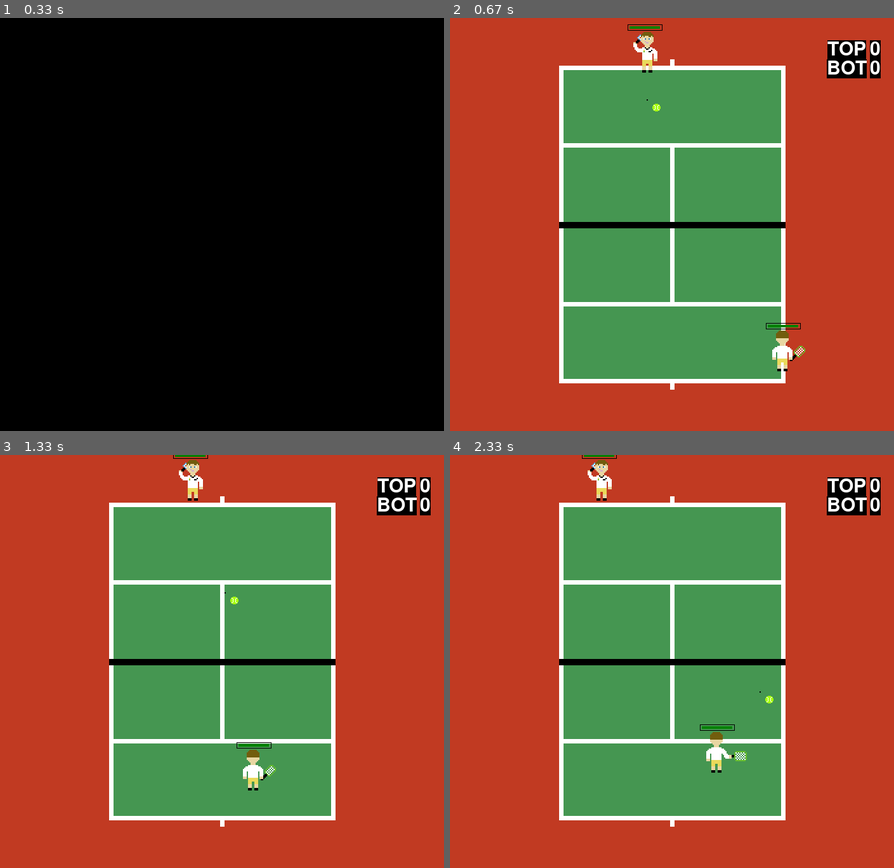
Above: before the commit, frames 1-4 (two rows, left to right).
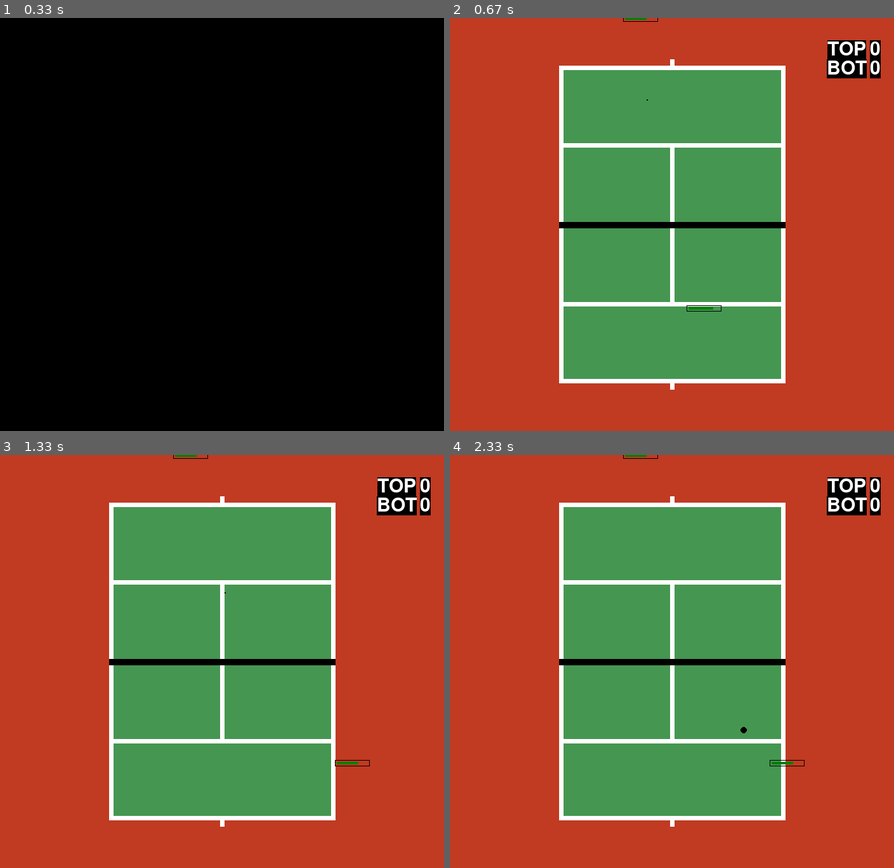
Above: after the commit, the same moments.

Repository: rafaelmcandeias/AASMA
Game: pygame game, started from Tennis_Game/tennis.py
Two runs of this game, one before a commit and one after it. Both use one fixed random seed, a clock stepped at 60 frames per second and the inputs below.
Inputs:
- Up to frame 1 (0.33 s): no input
- Up to frame 2 (0.67 s): tap Right Shift at 0.33 s
- Up to frame 3 (1.33 s): tap Esc at 0.67 s
- Up to frame 4 (2.33 s): no input

Frame 1 is identical in both runs. In frame 2, 0.8% of the frame differs, in the area x 39-80%, y 0-86%; in frame 3, 0.7%; in frame 4, 0.9%, in the area x 29-80%, y 0-77%.

Commit message:
data on results/ (win_flag, number of points)

Diff:
--- a/Tennis_Game/Agents.txt
+++ b/Tennis_Game/Agents.txt
@@ -4,15 +4,16 @@
 #
 # Name Speed Force Energy Mode
 #
+# Valores nunca mt diferentes para testar os algoritmos. Apenas quando necessário
 # random com velocidade alta, caso contrário faria movimentos muito curtos
-Random_S_W_W 7 5.5 1 random
+Random 7 5.5 0.8 random
 #
 # begginer expert e pro com velocidades mais pequenas caso contrario chegavam a bola mt rapido
-Beginner_S_W_W 5 5.5 1 beginner
+Beginner 3 5.5 0.7 beginner
 #
-#Expert_S_W_W 2.5 5.5 1 expert
+Expert 3 5.5 0.7 expert
 #
-#Pro_S_W_W 2.5 5.5 1 pro
+Pro 3 5.5 0.7 pro
 #
 #
 # O simulador é realista
--- a/Tennis_Game/env.py
+++ b/Tennis_Game/env.py
@@ -73,14 +73,14 @@
         # It is bottom's turn to hit the ball and it hits it
         if player_to_strike == bottom_player and ball.rect.colliderect(bottom_player):
             action = get_stroke_direction()[np.random.choice(tuple(get_stroke_direction().keys()))]
-            print("Bot strike", action)
+            #print("Bot strike", action)
             # HIT
             return ball.strike(bottom_player, action)
 
         else:
             action = get_movement()[np.random.choice(tuple(get_movement().keys()))]
             bottom_player.update(action)
-            print("Bot action", action)
+            #print("Bot action", action)
             return None
 
 
@@ -91,7 +91,7 @@
             # Bottom player hits the ball
             if ball.rect.colliderect(bottom_player):
                 action = get_stroke_direction()[np.random.choice(list(get_stroke_direction().keys()))]
-                print("Bot strike", action)
+                #print("Bot strike", action)
                 # HIT
                 return ball.strike(bottom_player, action)
 
@@ -102,7 +102,7 @@
                     action = 'Right'
                 else:
                     action = 'Stay'
-                print("Bot action", action)
+                #print("Bot action", action)
                 bottom_player.update(action)
                 # None
                 return None
@@ -110,7 +110,7 @@
         # Not its turn to hit the ball
         else:
             action = 'Stay'
-            print("Bot action", action)
+            #print("Bot action", action)
             bottom_player.update(action)
             # None
             return None
@@ -133,7 +133,7 @@
                         action = 'Right'
                     else:
                         action = 'Left'
-                print("Bottom strike", action)
+                #print("Bottom strike", action)
                 # HIT
                 return ball.strike(bottom_player, action)
 
@@ -145,11 +145,11 @@
                     # Is outside of x field
                     if ball.rect.x < LIMIT_LEFT_NET or ball.rect.x > LIMIT_RIGHT_NET:
                         action = 'Stay'
-                        print("Bot saving energy")
+                        #print("Bot saving energy")
                     # Is outside of y field
                     elif ball.rect.y > LIMIT_BOT_FIELD:
                         action = 'Stay'
-                        print("Bot saving energy")
+                        #print("Bot saving energy")
 
                 # Ball inside limits
                 if action == None:
@@ -173,7 +173,7 @@
                         else:
                             action = 'Stay'
 
-                print("Bot action", action)
+                #print("Bot action", action)
                 bottom_player.update(action)
                 return None
 
@@ -203,7 +203,7 @@
                         action = 'Right'
                     else:
                         action = 'Left'
-                print("Bottom strike", action)
+                #print("Bottom strike", action)
                 # HIT
                 return ball.strike(bottom_player, action)
 
@@ -215,11 +215,11 @@
                     # Is outside of x field
                     if ball.rect.x < LIMIT_LEFT_NET or ball.rect.x > LIMIT_RIGHT_NET:
                         action = 'Stay'
-                        print("Bot saving energy")
+                        #print("Bot saving energy")
                     # Is outside of y field
                     elif ball.rect.y > LIMIT_BOT_FIELD:
                         action = 'Stay'
-                        print("Bot saving energy")
+                        #print("Bot saving energy")
 
                 # Ball inside limits
                 if action == None:
@@ -243,7 +243,7 @@
                         else:
                             action = 'Stay'
 
-                print("Bot action", action)
+                #print("Bot action", action)
                 bottom_player.update(action)
                 return None
 
@@ -267,7 +267,7 @@
                 elif bottom_player.rect.y > MIDDLE_Y_BOT:
                     action = 'Up'
 
-            print("Bot reposition", action)
+            #print("Bot reposition", action)
             bottom_player.update(action)
             return None
 
@@ -280,14 +280,14 @@
         # It is top's turn to hit the ball and it hits it
         if player_to_strike == top_player and ball.rect.colliderect(top_player):
             action = get_stroke_direction()[np.random.choice(tuple(get_stroke_direction().keys()))]
-            print("Top strike", action)
+            #print("Top strike", action)
             # HIT
             return ball.strike(top_player, action)
 
         else:
             action = get_movement()[np.random.choice(tuple(get_movement().keys()))]
             top_player.update(action)
-            print("Top action", action)
+            #print("Top action", action)
             return None
 
 
@@ -299,7 +299,7 @@
             # Bottom player hits the ball
             if ball.rect.colliderect(top_player):
                 action = get_stroke_direction()[np.random.choice(list(get_stroke_direction().keys()))]
-                print("Top strike", action)
+                #print("Top strike", action)
                 # HIT
                 return ball.strike(top_player, action)
 
@@ -310,14 +310,14 @@
                     action = 'Right'
                 else:
                     action = 'Stay'
-                print("Top action", action)
+                #print("Top action", action)
                 top_player.update(action)
                 return None
 
         # Not its turn to hit the ball
         else:
             action = 'Stay'
-            print("Top action", action)
+            #print("Top action", action)
             top_player.update(action)
             return None
 
@@ -339,7 +339,7 @@
                         action = 'Right'
                     else:
                         action = 'Left'
-                print("Top strike", action)
+                #print("Top strike", action)
                 # HIT
                 return ball.strike(top_player, action)
 
@@ -351,11 +351,11 @@
                     # Is outside of x field
                     if ball.rect.x < LIMIT_LEFT_NET or ball.rect.x > LIMIT_RIGHT_NET:
                         action = 'Stay'
-                        print("Top saving energy")
+                        #print("Top saving energy")
                     # Is outside of y field
                     elif ball.rect.y < LIMIT_TOP_FIELD:
                         action = 'Stay'
-                        print("Top saving energy")
+                        #print("Top saving energy")
 
                 # Ball inside limits
                 if action == None:
@@ -379,7 +379,7 @@
                         else:
                             action = 'Stay'
 
-                print("Top action", action)
+                #print("Top action", action)
                 top_player.update(action)
                 return None
 
@@ -408,7 +408,7 @@
                         action = 'Right'
                     else:
                         action = 'Left'
-                print("Top strike", action)
+                #print("Top strike", action)
                 # HIT
                 return ball.strike(top_player, action)
 
@@ -420,11 +420,11 @@
                     # Is outside of x field
                     if (top_player.rect.y == LIMIT_TOP_NET and ball.rect.y >= LIMIT_TOP_NET) or ball.rect.x > LIMIT_RIGHT_NET:
                         action = 'Stay'
-                        print("Top saving energy")
+                        #print("Top saving energy")
                     # Is outside of y field
                     elif ball.rect.y < LIMIT_TOP_FIELD:
                         action = 'Stay'
-                        print("Top saving energy")
+                        #print("Top saving energy")
 
                 # Ball inside limits
                 if action == None:
@@ -448,7 +448,7 @@
                         else:
                             action = 'Stay'
 
-                print("Top action", action)
+                #print("Top action", action)
                 top_player.update(action)
                 return None
 
@@ -472,6 +472,6 @@
                 elif top_player.rect.y > MIDDLE_Y_TOP:
                     action = 'Up'
 
-            print("Top reposition", action)
+            #print("Top reposition", action)
             top_player.update(action)
             return None
--- /dev/null
+++ b/Tennis_Game/graphs.py
@@ -0,0 +1 @@
+# File to read data from csv and compute graphs with boxplots
--- a/Tennis_Game/lib.py
+++ b/Tennis_Game/lib.py
@@ -258,11 +258,11 @@
             if point == BOT_WON or point == TOP_WON:
                 # bottom player won
                 if point == BOT_WON:
-                    print("BOT WON")
+                    #print("BOT WON")
                     bottom_player_score += 1
                 # top player won
                 else:
-                    print("TOP WON")
+                    #print("TOP WON")
                     top_player_score += 1
                 # has someone won?
                 if bottom_player_score == 15 or top_player_score == 15:
@@ -278,8 +278,8 @@
             # Health bars
             draw_bars(screen, top_player, bottom_player)
 
-            all_sprites.draw(screen)
-            pygame.display.update()
+            #all_sprites.draw(screen)
+            #pygame.display.update()
             clock.tick(60)
 
         # To exit game
@@ -290,7 +290,7 @@
                 if event.key == pygame.K_ESCAPE:
                     carryOn = False
 
-        print("-----------------------------------")
+        #print("-----------------------------------")
 
     return top_player_score, bottom_player_score
 
--- /dev/null
+++ b/Tennis_Game/results/beginner.csv
@@ -0,0 +1,192 @@
+1,15
+1,15
+-1,5
+1,15
+1,15
+1,15
+-1,11
+1,15
+-1,8
+1,15
+1,15
+1,15
+-1,7
+1,15
+-1,8
+1,15
+1,15
+1,15
+1,15
+-1,11
+-1,11
+1,15
+1,15
+1,15
+1,15
+1,15
+-1,12
+1,15
+1,15
+1,15
+1,15
+1,15
+-1,10
+1,15
+1,15
+1,15
+1,15
+1,15
+-1,10
+1,15
+1,15
+1,15
+1,15
+-1,9
+1,15
+1,15
+1,15
+1,15
+1,15
+1,15
+-1,10
+1,15
+1,15
+1,15
+-1,14
+1,15
+-1,14
+1,15
+1,15
+1,15
+-1,7
+1,15
+-1,12
+1,15
+1,15
+1,15
+1,15
+1,15
+-1,6
+1,15
+1,15
+1,15
+1,15
+1,15
+-1,8
+1,15
+1,15
+1,15
+1,15
+1,15
+1,15
+1,15
+1,15
+1,15
+1,15
+-1,14
+-1,10
+1,15
+1,15
+1,15
+-1,11
+-1,14
+-1,10
+1,15
+1,15
+1,15
+-1,12
+1,15
+-1,8
+1,15
+1,15
+-1,12
+-1,14
+1,15
+-1,9
+1,15
+1,15
+1,15
+1,15
+1,15
+-1,12
+1,15
+1,15
+1,15
+1,15
+1,15
+-1,10
+1,15
+1,15
+1,15
+1,15
+1,15
+-1,8
+1,15
+1,15
+1,15
+1,15
+1,15
+-1,12
+1,15
+1,15
+1,15
+1,15
+1,15
+-1,12
+1,15
+1,15
+1,15
+-1,14
+1,15
+-1,12
+1,15
+1,15
+1,15
+1,15
+1,15
+-1,8
+1,15
+1,15
+1,15
+1,15
+1,15
+-1,12
+1,15
+1,15
+1,15
+1,15
+1,15
+-1,6
+1,15
+1,15
+1,15
+1,15
+-1,12
+-1,7
+1,15
+1,15
+1,15
+1,15
+-1,12
+-1,12
+1,15
+1,15
+-1,13
+1,15
+1,15
+1,15
+1,15
+-1,13
+1,15
+1,15
+1,15
+-1,14
+1,15
+1,15
+1,15
+1,15
+1,15
+-1,8
+1,15
+-1,13
+1,15
--- /dev/null
+++ b/Tennis_Game/results/expert.csv
@@ -0,0 +1,192 @@
+-1,13
+-1,9
+-1,10
+-1,12
+1,15
+-1,11
+1,15
+-1,10
+-1,9
+-1,10
+1,15
+-1,14
+1,15
+-1,8
+-1,7
+-1,8
+1,15
+-1,11
+-1,11
+-1,4
+-1,7
+-1,10
+1,15
+1,15
+-1,7
+-1,10
+-1,13
+-1,8
+1,15
+-1,14
+-1,11
+-1,10
+1,15
+-1,4
+1,15
+-1,6
+-1,9
+-1,5
+1,15
+-1,6
+1,15
+-1,7
+-1,10
+-1,6
+-1,11
+-1,13
+1,15
+-1,10
+-1,7
+-1,5
+-1,11
+-1,5
+1,15
+-1,13
+1,15
+-1,4
+-1,10
+-1,8
+1,15
+-1,6
+1,15
+-1,6
+-1,10
+-1,14
+1,15
+-1,7
+-1,12
+-1,6
+-1,9
+-1,12
+1,15
+-1,13
+-1,5
+-1,8
+-1,14
+-1,9
+1,15
+1,15
+-1,12
+-1,10
+-1,12
+-1,13
+1,15
+1,15
+-1,12
+-1,10
+-1,12
+-1,10
+1,15
+1,15
+1,15
+-1,4
+1,15
+-1,3
+1,15
+-1,11
+1,15
+-1,4
+1,15
+-1,8
+1,15
+-1,11
+1,15
+-1,5
+-1,8
+-1,8
+1,15
+-1,11
+-1,13
+-1,6
+1,15
+-1,9
+1,15
+1,15
+-1,13
+-1,4
+1,15
+-1,8
+1,15
+-1,14
+-1,12
+-1,6
+1,15
+-1,7
+1,15
+-1,12
+-1,11
+-1,8
+-1,14
+-1,5
+1,15
+-1,9
+-1,13
+-1,10
+-1,10
+-1,10
+1,15
+1,15
+1,15
+-1,8
+1,15
+-1,6
+1,15
+-1,9
+-1,7
+-1,5
+-1,14
+-1,10
+1,15
+-1,7
+-1,13
+-1,8
+-1,14
+-1,10
+1,15
+1,15
+-1,8
+-1,6
+1,15
+-1,8
+1,15
+-1,12
+-1,6
+-1,12
+-1,10
+-1,6
+1,15
+-1,11
+-1,13
+-1,10
+-1,14
+-1,8
+1,15
+1,15
+-1,9
+-1,6
+-1,12
+-1,6
+1,15
+-1,11
+-1,6
+-1,7
+1,15
+-1,6
+1,15
+-1,12
+-1,13
+-1,10
+1,15
+-1,9
+1,15
+-1,10
--- /dev/null
+++ b/Tennis_Game/results/pro.csv
@@ -0,0 +1,192 @@
+-1,8
+1,15
+-1,10
+-1,12
+1,15
+-1,10
+-1,11
+1,15
+-1,8
+-1,14
+-1,10
+-1,7
+-1,6
+1,15
+-1,12
+-1,10
+-1,13
+-1,6
+1,15
+1,15
+-1,14
+-1,12
+1,15
+-1,10
+-1,14
+1,15
+-1,10
+-1,10
+-1,14
+1,15
+-1,11
+-1,11
+-1,10
+-1,8
+-1,14
+-1,9
+-1,3
+-1,12
+-1,12
+-1,10
+-1,14
+-1,13
+1,15
+1,15
+-1,11
+-1,6
+-1,13
+-1,10
+-1,11
+1,15
+-1,7
+-1,9
+1,15
+1,15
+-1,9
+1,15
+-1,10
+-1,14
+-1,14
+1,15
+-1,10
+1,15
+-1,14
+-1,10
+1,15
+1,15
+-1,9
+1,15
+-1,14
+-1,14
+1,15
+-1,13
+-1,11
+1,15
+-1,11
+-1,8
+1,15
+-1,5
+-1,11
+1,15
+-1,13
+-1,8
+1,15
+-1,10
+1,15
+1,15
+-1,10
+-1,10
+-1,14
+-1,7
+1,15
+-1,7
+-1,10
+-1,10
+-1,8
+-1,7
+-1,11
+-1,8
+-1,14
+-1,12
+-1,13
+-1,8
+-1,7
+1,15
+-1,10
+-1,10
+-1,12
+-1,10
+-1,13
+-1,12
+-1,14
+-1,8
+-1,10
+1,15
+-1,7
+-1,10
+-1,10
+-1,10
+1,15
+-1,11
+-1,6
+-1,14
+-1,8
+-1,12
+-1,12
+1,15
+-1,7
+1,15
+-1,12
+-1,14
+-1,14
+-1,14
+-1,8
+1,15
+-1,8
+-1,12
+-1,14
+-1,13
+-1,13
+-1,11
+-1,14
+-1,10
+1,15
+1,15
+-1,13
+1,15
+-1,13
+-1,10
+1,15
+-1,11
+-1,8
+1,15
+-1,10
+-1,8
+1,15
+-1,12
+-1,8
+-1,10
+-1,12
+-1,12
+1,15
+-1,9
+1,15
+1,15
+-1,10
+-1,6
+-1,14
+-1,11
+1,15
+1,15
+-1,12
+-1,14
+-1,14
+1,15
+-1,8
+1,15
+1,15
+-1,13
+1,15
+1,15
+-1,13
+-1,13
+-1,14
+-1,12
+-1,14
+1,15
+-1,7
+-1,14
+1,15
+-1,8
+1,15
+1,15
--- /dev/null
+++ b/Tennis_Game/results/random.csv
@@ -0,0 +1,192 @@
+1,15
+1,15
+-1,9
+-1,6
+1,15
+1,15
+1,15
+1,15
+1,15
+-1,10
+1,15
+1,15
+1,15
+1,15
+1,15
+-1,8
+1,15
+1,15
+1,15
+1,15
+-1,14
+-1,7
+-1,12
+1,15
+1,15
+1,15
+1,15
+-1,10
+1,15
+-1,13
+1,15
+1,15
+1,15
+-1,12
+1,15
+1,15
+1,15
+1,15
+1,15
+-1,8
+1,15
+1,15
+-1,13
+1,15
+1,15
+-1,8
+1,15
+1,15
+1,15
+1,15
+-1,13
+-1,11
+1,15
+-1,13
+1,15
+1,15
+1,15
+-1,6
+1,15
+-1,14
+1,15
+1,15
+-1,11
+-1,9
+1,15
+-1,9
+1,15
+1,15
+-1,13
+-1,8
+1,15
+1,15
+1,15
+1,15
+-1,13
+-1,8
+-1,13
+1,15
+-1,13
+1,15
+-1,13
+-1,7
+-1,11
+1,15
+1,15
+1,15
+1,15
+-1,9
+-1,14
+1,15
+1,15
+1,15
+1,15
+-1,8
+1,15
+1,15
+1,15
+1,15
+1,15
+1,15
+1,15
+1,15
+1,15
+1,15
+1,15
+-1,8
+1,15
+1,15
+1,15
+1,15
+1,15
+-1,8
+-1,14
+-1,13
+1,15
+1,15
+-1,13
+-1,10
+1,15
+1,15
+1,15
+1,15
+1,15
+-1,9
+1,15
+-1,13
+1,15
+1,15
+1,15
+-1,8
+1,15
+1,15
+1,15
+1,15
+1,15
+-1,6
+-1,11
+1,15
+1,15
+1,15
+-1,13
+-1,10
+1,15
+-1,10
+1,15
+1,15
+-1,9
+-1,8
+1,15
+1,15
+1,15
+1,15
+-1,13
+-1,12
+-1,10
+1,15
+1,15
+1,15
+-1,13
+-1,12
+1,15
+1,15
+1,15
+1,15
+1,15
+-1,10
+1,15
+1,15
+1,15
+1,15
+1,15
+1,15
+-1,13
+-1,12
+-1,11
+1,15
+-1,13
+-1,8
+1,15
+-1,13
+1,15
+1,15
+1,15
+-1,9
+1,15
+-1,8
+1,15
+1,15
+-1,13
+-1,12
+1,15
+-1,12
--- a/Tennis_Game/sprites.py
+++ b/Tennis_Game/sprites.py
@@ -204,7 +204,6 @@
         self.speedx = 0
         self.speedy = 0
         self.speedz = 0
-        self.hit_ground_pos = (0, 0)
         # Ball height.
         self.z = HIT_HEIGHT
         # Number of bounces
@@ -215,7 +214,7 @@
         if isinstance(server, Top_player):
             self.rect.x, self.rect.y = TOP_POS[0] - 30, TOP_POS[1] + 10
         else:
-            print("Restart position")
+            #print("Restart position")
             self.rect.x, self.rect.y = BOTTOM_POS[0] + 10, BOTTOM_POS[1] + 10
 
 
@@ -316,41 +315,41 @@
         if self.z > 0 and self.ground == 0:
             # Top player hitted the ball
             if self.speedy > 0 and self.rect.y > LIMIT_BOT:
-                    print("NEEDS TO TOUCH FIELD ONCE")
+                    #print("NEEDS TO TOUCH FIELD ONCE")
                     return FAULT
             # Bot player hitted the ball
             if self.speedy < 0 and self.rect.y < LIMIT_TOP:
-                print("NEEDS TO TOUCH FIELD ONCE")
+                #print("NEEDS TO TOUCH FIELD ONCE")
                 return FAULT
             # Ball left the x limits
             if self.rect.x <= LIMIT_LEFT or self.rect.x >= LIMIT_RIGHT:
-                print("NEEDS TO TOUCH FIELD ONCE")
+                #print("NEEDS TO TOUCH FIELD ONCE")
                 return FAULT
 
         # z <= 0 -> Bounce on the ground
         if self.z <= 0 and self.ground == 0:
             # Ball touched out of bounds x
             if (LEFT_FIELD <= self.rect.x <= LIMIT_LEFT_NET) or (LIMIT_RIGHT_NET <= self.rect.x <= LIMIT_RIGHT):
-                print("OFB")
+                #print("OFB")
                 return FAULT
 
             # Ball touched out of bounds y
             if self.rect.y < LIMIT_TOP_FIELD or self.rect.y > LIMIT_BOT_FIELD:
-                print("OFB")
+                #print("OFB")
                 return FAULT
 
             # Ball touched player's side first
             # Top player hitted the ball
             if self.speedy > 0 and self.rect.y < LIMIT_TOP_NET:
-                print("NEEDS TO TOUCH TOP SIDE")
+                #print("NEEDS TO TOUCH TOP SIDE")
                 return FAULT
             # Bot player hitted the ball
             if self.speedy < 0 and self.rect.y > LIMIT_BOTTOM_NET:
-                print("NEEDS TO TOUCH BOTTOM SIDE")
+                #print("NEEDS TO TOUCH BOTTOM SIDE")
                 return FAULT
 
             # Calculate rebounce
-            print("First Bounce")
+            #print("First Bounce")
             self.speedx *= 0.66
             self.speedy *= 0.66
             self.speedz *= -0.66
@@ -360,7 +359,7 @@
 
         # z <= 0 and Second bounce -> Point
         elif self.z <= 0 and self.ground == 1:
-            print("Second Bounce")
+            #print("Second Bounce")
             self.speedx, self.speedy, self.speedz = 0, 0, 0
             self.ground = 2
             return POINT
@@ -372,10 +371,10 @@
 
         # Ball could not pass the net
         if (LIMIT_LEFT_NET <= self.rect.x <= LIMIT_RIGHT_NET) and (LIMIT_TOP_NET <= self.rect.y <= LIMIT_BOTTOM_NET) and self.z <= NET_HEIGHT:
-            print("NET")
+            #print("NET")
             return FAULT
 
-        print(self.rect.x, self.rect.y, self.z)
+        #print(self.rect.x, self.rect.y, self.z)
         return None
 
 
@@ -396,7 +395,7 @@
     def serve(self, server, screen):
         effect = pygame.mixer.Sound('tennisserve.wav')
         effect.play(0)
-        print("Serve")
+        #print("Serve")
 
         self.z = HIT_HEIGHT
         if isinstance(server, Top_player):
--- a/Tennis_Game/tennis.py
+++ b/Tennis_Game/tennis.py
@@ -1,5 +1,9 @@
 from lib import pygame, create_screen, start_screen, read_file, create_objects, play, print_scoreboard
+import pandas as pd
 
+WIN = 1
+DRAW = 0
+LOSS = -1
 
 # Main execution
 if __name__ == "__main__":
@@ -13,35 +17,49 @@
     # Read agent's information. {Agent_name: (name, speed, force, energy), ...}
     agents = read_file()
     # Create scores dict
+    # {agent.name: (wins, score_average)}
     scores = {k:0 for k in agents.keys()}
+    # database {mode: [(win_flag, points), ...], mode2: [..., ...]}
+    database = {mode:[] for mode in ('random', 'beginner', 'expert', 'pro')}
 
     # All agents against each other
     print("\n\n===========================")
     print("        GAME STARTED       ")
     print("===========================\n")
 
-    # Takes n! games
-    # for _ range(32):
-    for top_name in set(agents.keys()):
-        for bot_name in set(agents.keys()):
-            # An agent can not play against itself
-            if bot_name == top_name:
-                continue
+    # 32 times
+    for _ in range(32):
+        # Takes n! games
+        for top_name in set(agents.keys()):
+            for bot_name in set(agents.keys()):
+                # An agent can not play against itself
+                if bot_name == top_name:
+                    continue
+                # Creates agents and ball
+                top_player, bottom_player, ball, all_sprites = create_objects(agents, top_name, bot_name)
 
-            # Creates agents and ball
-            top_player, bottom_player, ball, all_sprites = create_objects(agents, top_name, bot_name)
-
-            print(top_name + " " + top_player.mode + " vs " + bot_name + " " + bottom_player.mode)
-            # Executes game
-            top_score, bot_score = play(screen, top_player, bottom_player, ball, all_sprites)
-            print(top_name + ": " + str(top_score) + " / " + bot_name + ": " + str(bot_score) + "\n")
-
-            # Updates score dictionaire
-            if top_score > bot_score:
-                scores[top_name] += 1
-            elif bot_score > top_score:
-                scores[bot_name] += 1
+                print(top_name + " " + top_player.mode + " vs " + bot_name + " " + bottom_player.mode)
+                # Executes game
+                top_score, bot_score = play(screen, top_player, bottom_player, ball, all_sprites)
+                print(top_name + ": " + str(top_score) + " / " + bot_name + ": " + str(bot_score) + "\n")
+                # Updates score and database dictionairies
+                if top_score > bot_score:
+                    scores[top_name] += 1
+                    database[top_player.mode].append((WIN, top_score))
+                    database[bottom_player.mode].append((LOSS, bot_score))
+                elif bot_score > top_score:
+                    scores[bot_name] += 1
+                    database[bottom_player.mode].append((WIN, bot_score))
+                    database[top_player.mode].append((LOSS, top_score))
+                else:
+                    database[bottom_player.mode].append((DRAW, bot_score))
+                    database[top_player.mode].append((DRAW, top_score))
 
     print_scoreboard(scores)
+    for mode in database.keys():
+        df = pd.DataFrame(database[mode])
+        file_name = 'results/' + mode + '.csv'
+        df.to_csv(file_name, index=False, header=False)
+
     # End game
     pygame.quit()
